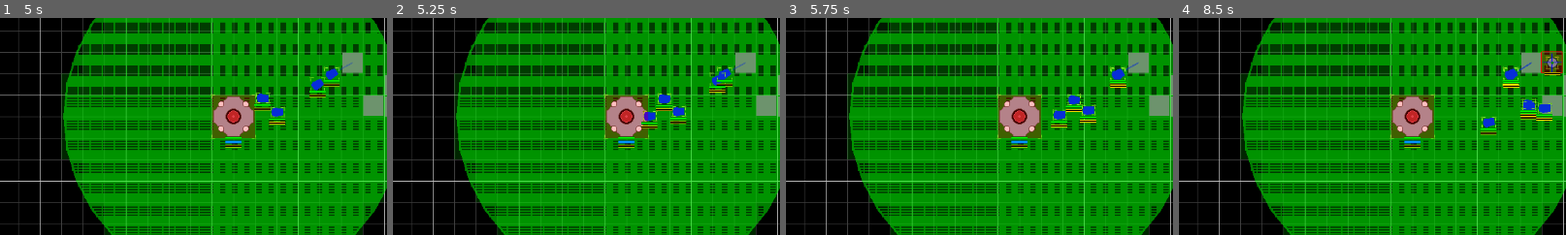
Above: before the commit, frames 1-4 (left to right).
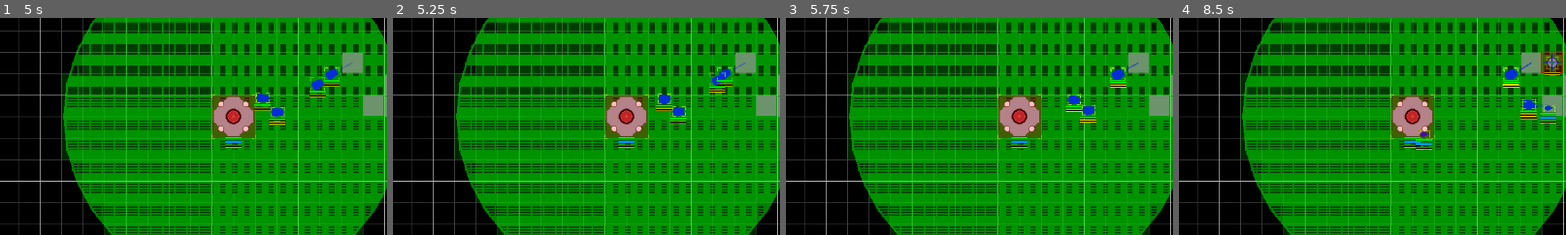
Above: after the commit, the same moments.

Repository: AtkinTC/space-industry-v4
Game: Godot game, scene res://game/test_scene.tscn
Two runs of this game, one before a commit and one after it. Both use one fixed random seed, a clock stepped at 60 frames per second and the inputs below.
Inputs (mouse positions are % of the whole screen's width and height, from its top left):
- Up to frame 1 (5 s): click "test struct small" at 0.5 s; click "test struct med" at 1.25 s; click "test struct large" at 2 s; click "test struct small" at 2.75 s; click "test struct med" at 3.5 s; click "test struct large" at 4.25 s
- Up to frame 2 (5.25 s): click "test struct small" at 5 s
- Up to frame 3 (5.75 s): no input
- Up to frame 4 (8.5 s): click "test struct med" at 5.75 s; click "test struct large" at 6.5 s; click "connector joint" at 7.25 s; tap Enter at 8 s; move the mouse to (72, 45) at 8.02 s; press the mouse at (72, 45) at 8.03 s
The pictures show only the part of the screen within x 23-73%, y 32-82%; the shares and areas given below are measured in that part.

Frame 1 is identical in both runs. In frame 2, 0.3% of the frame differs, in the area x 64-69%, y 42-51%; in frame 3, 0.3%; in frame 4, 0.9%, in the area x 61-98%, y 38-61%.

Commit message:
adjusting some unit parameters for testing

Diff:
--- a/game/entity/structure/scene/station_core.tscn
+++ b/game/entity/structure/scene/station_core.tscn
@@ -57,7 +57,9 @@
 [node name="UnitBuilderTool" type="Node2D" parent="."]
 script = ExtResource("5_t2sxb")
 build_orders = {
-"worker_drone_001": 6
+"construction_drone_001": 2,
+"mining_drone_001": 3,
+"worker_drone_001": 4
 }
 
 [node name="Marker2DCustom" type="Marker2D" parent="UnitBuilderTool"]
--- a/resources/entity_definitions/unit_definitions/construction_drone_001.tres
+++ b/resources/entity_definitions/unit_definitions/construction_drone_001.tres
@@ -14,12 +14,12 @@
 
 [resource]
 script = ExtResource("1_5ww0h")
-base_move_speed = 100.0
+base_move_speed = 40.0
 display_name = "construction drone MKI"
 entity_type = "construction_drone_001"
 scene = ExtResource("2_e7iqk")
 base_inventory_capacity = 4
 construction_cost = {}
-construction_time = 0.0
+construction_time = 2.0
 influence_radius = -1.0
 health = SubResource("Resource_ag474")
--- a/resources/entity_definitions/unit_definitions/mining_drone_001.tres
+++ b/resources/entity_definitions/unit_definitions/mining_drone_001.tres
@@ -14,12 +14,12 @@
 
 [resource]
 script = ExtResource("1_xmnvb")
-base_move_speed = 100.0
+base_move_speed = 75.0
 display_name = "mining drone MKI"
 entity_type = "mining_drone_001"
 scene = ExtResource("1_5pek2")
 base_inventory_capacity = 2
 construction_cost = {}
-construction_time = 1.0
+construction_time = 2.0
 influence_radius = -1.0
 health = SubResource("Resource_anv5p")
